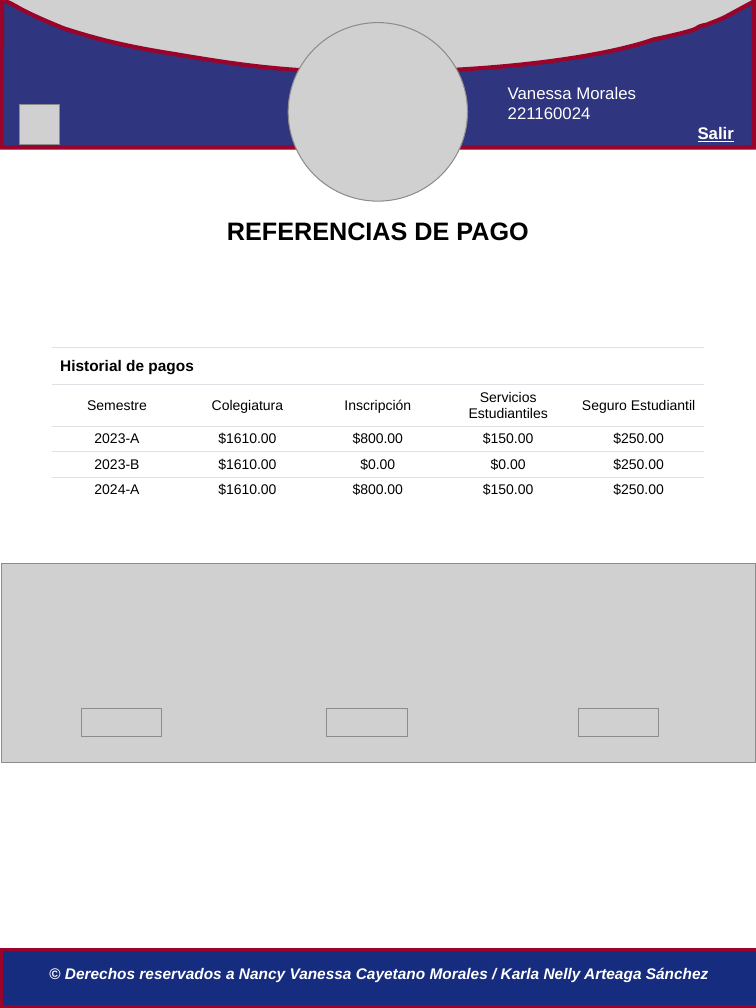
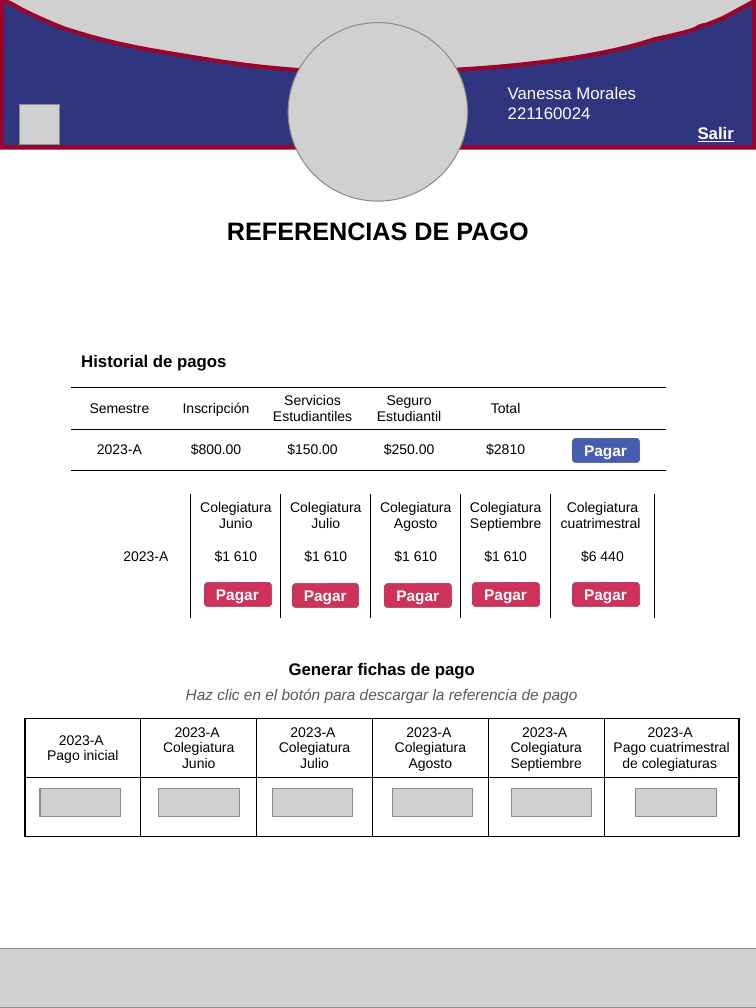
Before and after one commit to IngMiranda/TecnologiasWeb_9, a slide deck: slide 9 of Propuesta-páginas-alumno.pptx (slide 7 before the commit). Drawn at 756x1008 pixels with LibreOffice and Linux fonts; fonts in the diff are those of the drawing; grey boxes stand for pictures. Boxes give left, top, right and bottom in pixels: in the first picture for what was removed or moved away, otherwise in the second. Text is boxed around its words. In the diff, an @@ line names an element or a change of style, - is before the commit and + after.

```diff
--- a/Propuesta-páginas-alumno.pptx
+++ b/Propuesta-páginas-alumno.pptx
@@ table at (x1=72, y1=347, x2=668, y2=471) @@
-Historial de pagos |  |  |  | 
-Semestre | Colegiatura | Inscripción | Servicios Estudiantiles | Seguro Estudiantil
-2023-A | $1610.00 | $800.00 | $150.00 | $250.00
-2023-B | $1610.00 | $0.00 | $0.00 | $250.00
-2024-A | $1610.00 | $800.00 | $150.00 | $250.00
+Historial de pagos |  |  |  |  | 
+Semestre | Inscripción | Servicios Estudiantiles | Seguro Estudiantil | Total | 
+2023-A | $800.00 | $150.00 | $250.00 | $2810 | 
@@ table resized from (x1=51, y1=348, x2=702, y2=503) to (x1=72, y1=347, x2=668, y2=471) @@
@@ rounded rectangle added at (x1=571, y1=438, x2=642, y2=463), fill #162C7E, outline #2F357E 2.25 pt, 11 pt, text #FFFFFF, bold @@
+Pagar
@@ table added at (x1=101, y1=494, x2=653, y2=618), 3 rows, 6 columns @@
+ | Colegiatura Junio | Colegiatura Julio | Colegiatura Agosto | Colegiatura Septiembre | Colegiatura cuatrimestral
+2023-A | $1 610 | $1 610 | $1 610 | $1 610 | $6 440
+ |  |  |  |  | 
@@ picture removed at (x1=2, y1=563, x2=756, y2=763) @@
@@ rounded rectangle added at (x1=202, y1=583, x2=273, y2=607), fill #9B042A, outline #2F357E 2.25 pt, 11 pt, text #FFFFFF, bold @@
+Pagar
@@ rounded rectangle added at (x1=289, y1=584, x2=361, y2=608), fill #9B042A, outline #2F357E 2.25 pt, 11 pt, text #FFFFFF, bold @@
+Pagar
@@ rounded rectangle added at (x1=382, y1=584, x2=454, y2=608), fill #9B042A, outline #2F357E 2.25 pt, 11 pt, text #FFFFFF, bold @@
+Pagar
@@ rounded rectangle added at (x1=470, y1=583, x2=541, y2=607), fill #9B042A, outline #2F357E 2.25 pt, 11 pt, text #FFFFFF, bold @@
+Pagar
@@ rounded rectangle added at (x1=571, y1=583, x2=642, y2=607), fill #9B042A, outline #2F357E 2.25 pt, 11 pt, text #FFFFFF, bold @@
+Pagar
@@ table added at (x1=25, y1=653, x2=740, y2=837), 3 rows, 6 columns @@
+Generar fichas de pago / Haz clic en el botón para descargar la referencia de pago |  |  |  |  | 
+2023-A / Pago inicial | 2023-A / Colegiatura Junio | 2023-A / Colegiatura Julio | 2023-A / Colegiatura Agosto | 2023-A / Colegiatura Septiembre | 2023-A / Pago cuatrimestral de colegiaturas
+ |  |  |  |  | 
@@ picture moved from (x1=81, y1=709, x2=161, y2=737) to (x1=40, y1=788, x2=121, y2=816) @@
@@ picture added at (x1=158, y1=788, x2=239, y2=816) @@
@@ picture moved from (x1=327, y1=709, x2=407, y2=737) to (x1=272, y1=788, x2=353, y2=816) @@
@@ picture added at (x1=392, y1=788, x2=473, y2=816) @@
@@ picture added at (x1=511, y1=788, x2=592, y2=816) @@
@@ picture moved from (x1=579, y1=709, x2=659, y2=737) to (x1=636, y1=788, x2=717, y2=816) @@
@@ picture added at (x1=0, y1=949, x2=756, y2=1008) @@
@@ rectangle removed at (x1=1, y1=950, x2=756, y2=1007) @@
@@ text removed at (x1=65, y1=967, x2=709, y2=982) @@
-© Derechos reservados a Nancy Vanessa Cayetano Morales / Karla Nelly Arteaga Sánchez
```
Also in this commit, not shown: 6 other slides changed, 5 slides added.
